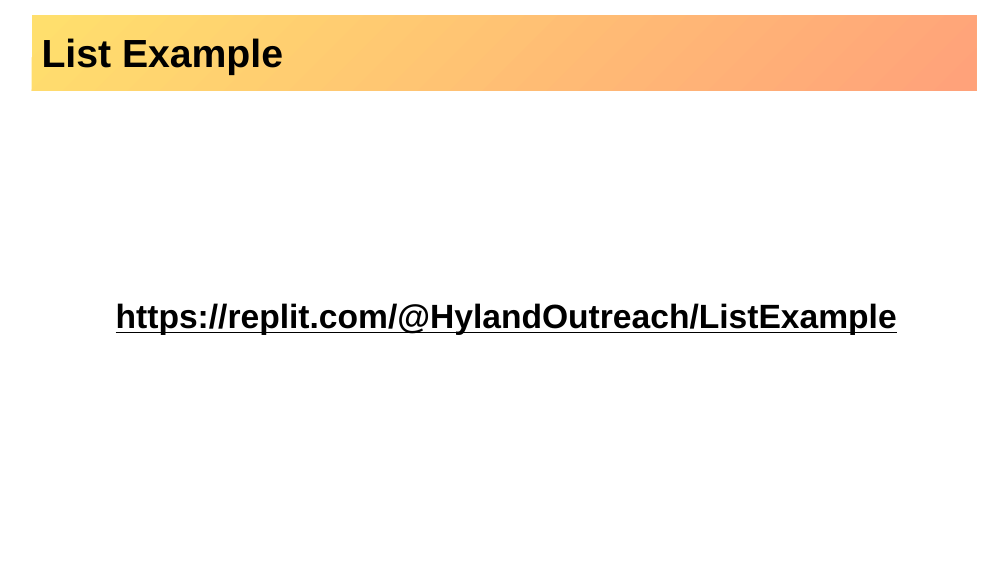
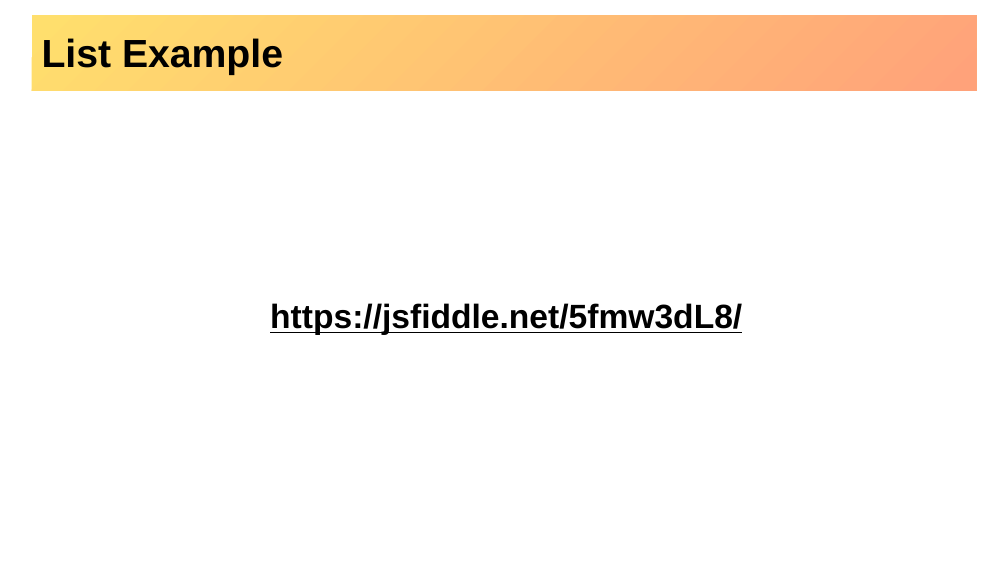
Before and after one commit to hytechclub/web-101, a slide deck: slide 12 of Week03/MoreHtmlElements.pptx. Drawn at 1008x567 pixels with LibreOffice and Linux fonts; fonts in the diff are those of the drawing; background and template pictures are left out. Boxes give left, top, right and bottom in pixels: in the first picture for what was removed or moved away, otherwise in the second. Text is boxed around its words. In the diff, an @@ line names an element or a change of style, - is before the commit and + after.

Commit message:
powerpoints use jsfiddle instead of others

```diff
--- a/Week03/MoreHtmlElements.pptx
+++ b/Week03/MoreHtmlElements.pptx
@@ text at bbox=[270, 303, 742, 335]: text changed @@
-https://replit.com/@HylandOutreach/ListExample
+https://jsfiddle.net/5fmw3dL8/
```
Also in this commit, not shown: 2 other slides changed, 6 other files.
